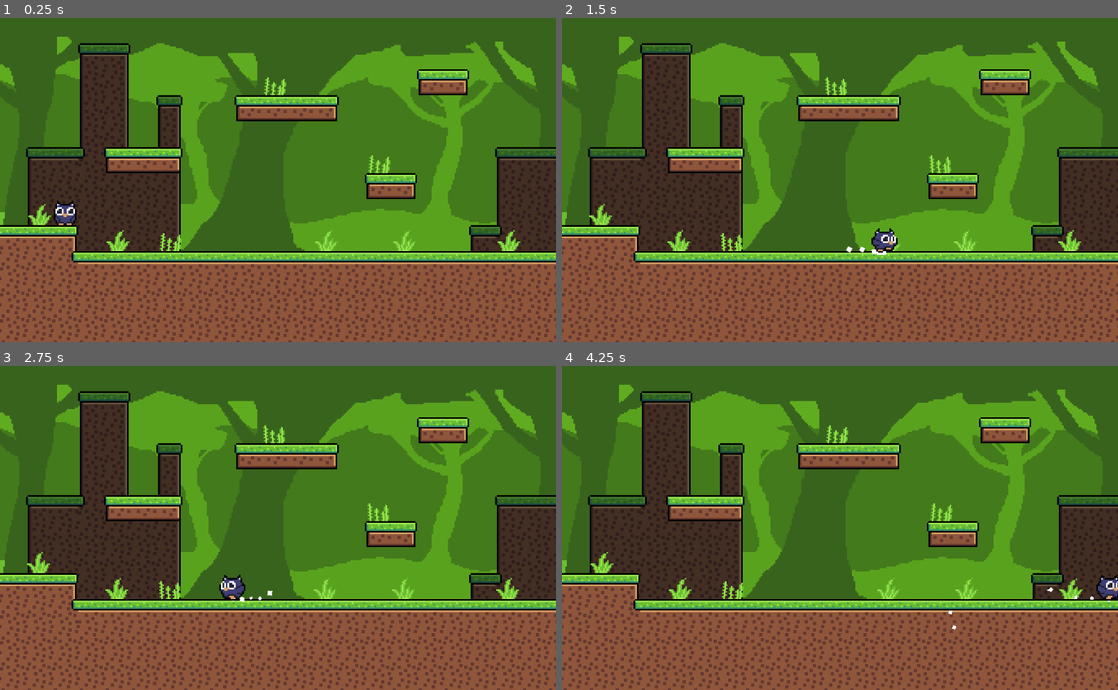
Above: before the commit, frames 1-4 (two rows, left to right).
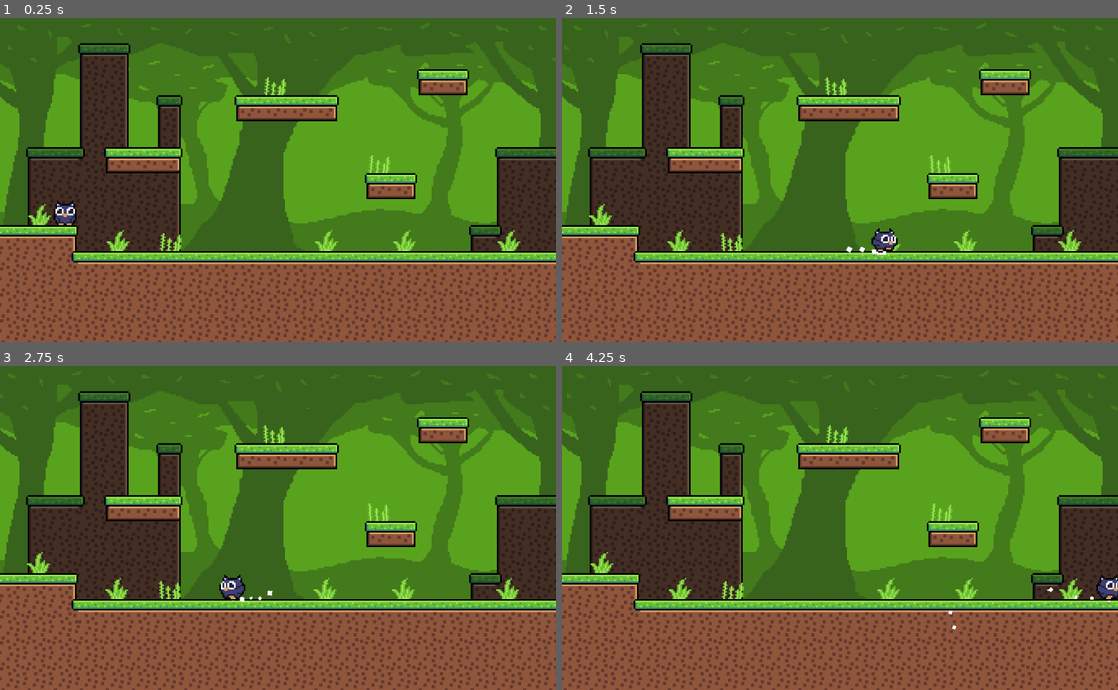
Above: after the commit, the same moments.

Repository: atka66/cccc
Game: Godot game, scene res://maps/Map01.tscn
The game is run twice, just before and just after one commit, with the same random seed, the same clock (stepped at 60 frames per second) and the same inputs.
Inputs:
- Up to frame 1 (0.25 s): no input
- Up to frame 2 (1.5 s): hold Right (ui_right) from 0.53 s (still down); tap Up (ui_up) at 0.77 s
- Up to frame 3 (2.75 s): tap Up (ui_up) at 1.52 s; release Right (ui_right) at 2.03 s; hold Left (ui_left) from 2.03 s (still down)
- Up to frame 4 (4.25 s): release Left (ui_left) at 2.78 s; hold Right (ui_right) from 2.78 s (still down); tap Up (ui_up) at 3.02, 3.77 s

The runs differ from the first frame. In frame 1, 30% of the frame differs, in the area x 0-98%, y 5-72%; in frame 2, 30%; in frame 3, 30%; in frame 4, 30%.

Commit message:
forest bg

Diff:
--- a/objects/backdrop/BdForest.tscn
+++ b/objects/backdrop/BdForest.tscn
@@ -1,11 +1,38 @@
-[gd_scene load_steps=2 format=2]
+[gd_scene load_steps=7 format=2]
 
 [ext_resource path="res://sprites/bg/bg_forest.png" type="Texture" id=1]
+[ext_resource path="res://sprites/bg/bg_forest_leaves_1.png" type="Texture" id=2]
+[ext_resource path="res://res/wind_shader.tres" type="Shader" id=3]
+[ext_resource path="res://sprites/bg/bg_forest_leaves_2.png" type="Texture" id=4]
+
+[sub_resource type="ShaderMaterial" id=1]
+shader = ExtResource( 3 )
+shader_param/strength = 3.0
+shader_param/intensity = 1.2
+
+[sub_resource type="ShaderMaterial" id=2]
+shader = ExtResource( 3 )
+shader_param/strength = 1.7
+shader_param/intensity = 1.1
 
 [node name="BackdropForest" type="Node2D"]
 
-[node name="TextureRect" type="TextureRect" parent="."]
+[node name="BgForest" type="TextureRect" parent="."]
 margin_right = 360.0
 margin_bottom = 200.0
 texture = ExtResource( 1 )
 stretch_mode = 2
+
+[node name="Leaves1" type="TextureRect" parent="."]
+material = SubResource( 1 )
+margin_right = 360.0
+margin_bottom = 200.0
+texture = ExtResource( 2 )
+stretch_mode = 2
+
+[node name="Leaves2" type="TextureRect" parent="."]
+material = SubResource( 2 )
+margin_right = 360.0
+margin_bottom = 200.0
+texture = ExtResource( 4 )
+stretch_mode = 2
--- a/objects/deco/Foliage.tscn
+++ b/objects/deco/Foliage.tscn
@@ -2,22 +2,13 @@
 
 [ext_resource path="res://sprites/grass.png" type="Texture" id=1]
 [ext_resource path="res://objects/deco/Foliage.gd" type="Script" id=2]
-
-[sub_resource type="Shader" id=1]
-code = "shader_type canvas_item;
-
-// Wind settings.
-const float strength = 1.5;
-const float intensity = 1.5;
-
-void vertex() {
-
-	VERTEX.x += (cos(TIME * intensity) * strength) * max(0.0, (1.0-UV.y));
-}"
+[ext_resource path="res://res/wind_shader.tres" type="Shader" id=3]
 
 [sub_resource type="ShaderMaterial" id=2]
 resource_local_to_scene = true
-shader = SubResource( 1 )
+shader = ExtResource( 3 )
+shader_param/strength = 1.5
+shader_param/intensity = 1.5
 
 [sub_resource type="RectangleShape2D" id=3]
 extents = Vector2( 8, 8 )
--- /dev/null
+++ b/res/wind_shader.tres
@@ -0,0 +1,11 @@
+[gd_resource type="Shader" format=2]
+
+[resource]
+code = "shader_type canvas_item;
+
+uniform float strength = 1.5;
+uniform float intensity = 1.5;
+
+void vertex() {
+	VERTEX.x += (cos(TIME * intensity) * strength) * max(0.0, (1.0-UV.y));
+}"
Binary file changed: sprites/bg/bg_forest.png
Binary file added: sprites/bg/bg_forest_leaves_1.png
Not shown, added: sprites/bg/bg_forest_leaves_1.png.import
Binary file added: sprites/bg/bg_forest_leaves_2.png
Not shown, added: sprites/bg/bg_forest_leaves_2.png.import
